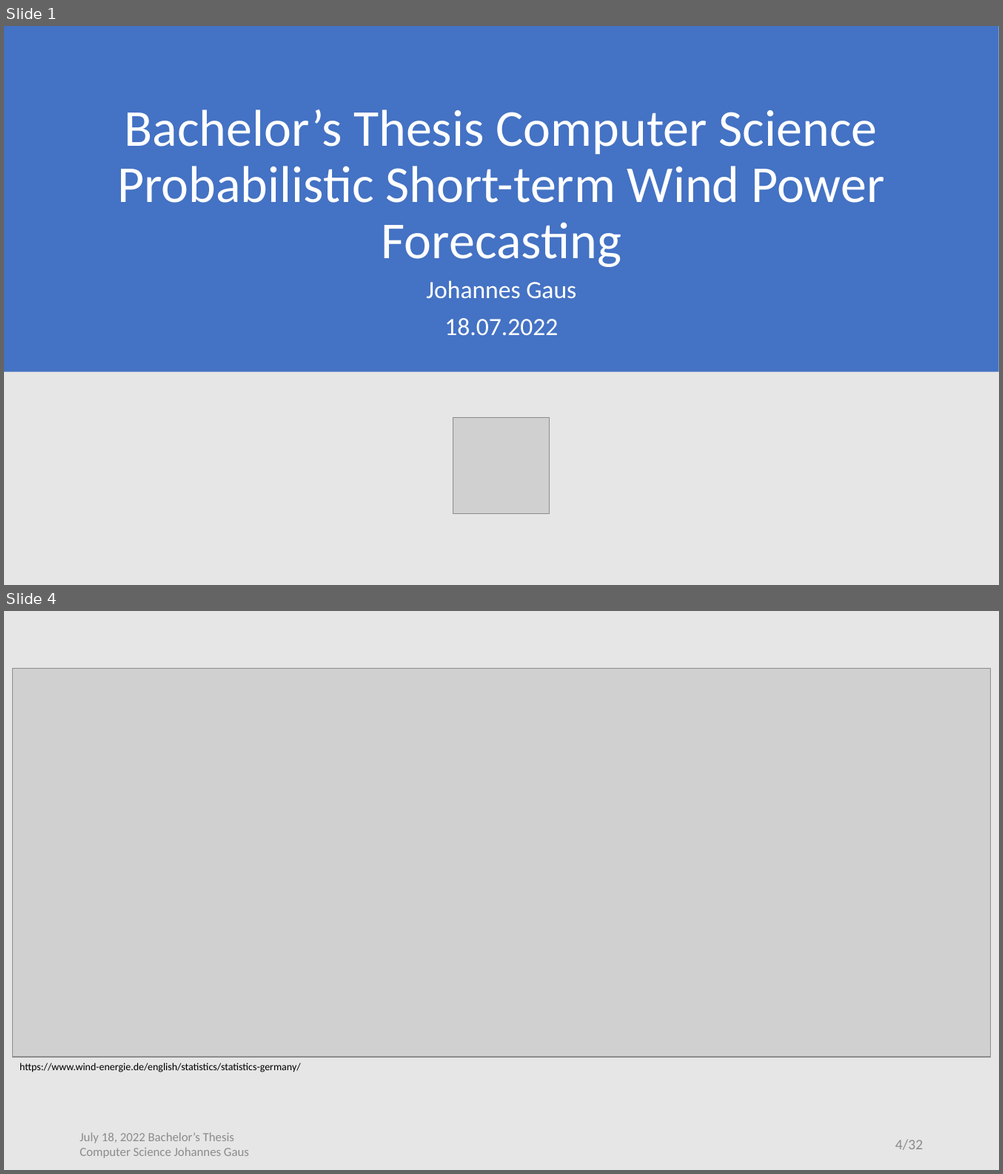
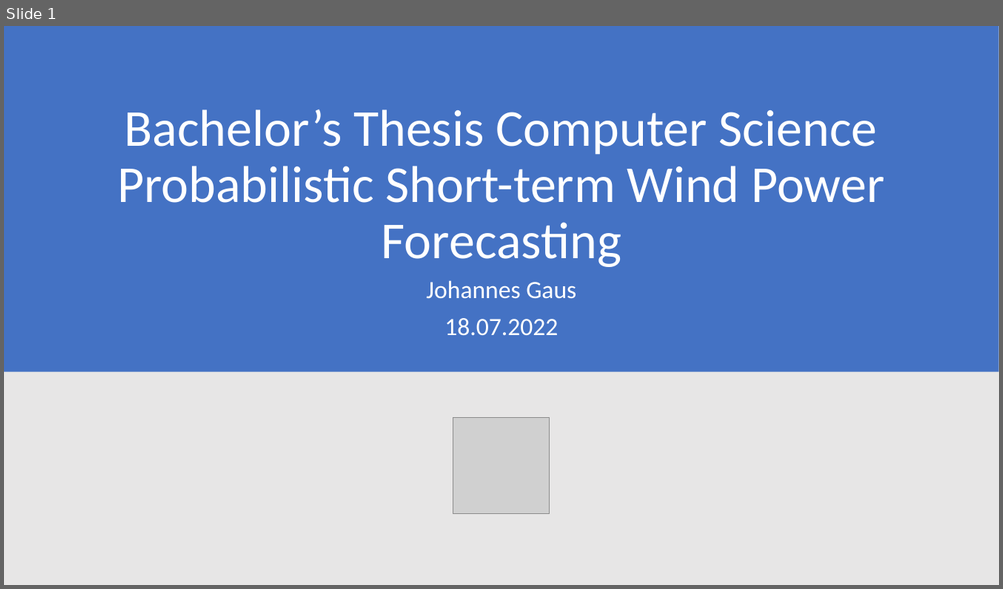
Before and after one commit to jo997/BA-WindPowerForecasting, a slide deck: thesis work/Thesis Defense/Thesis Defense.pptx. Shown one above the other, each under a label of ours: slides 1 and 4 before the commit, slide 1 after it; the slides between them are not shown. The pictures are 1003x1174 and 1003x589 pixels, drawn with LibreOffice and Linux fonts; fonts in the diff are those of the drawing; grey boxes stand for pictures. Boxes give left, top, right and bottom in pixels: in the first picture for what was removed or moved away, otherwise in the second. Text is boxed around its words. In the diff, an @@ line names an element or a change of style, - is before the commit and + after.

```diff
--- a/thesis work/Thesis Defense/Thesis Defense.pptx
+++ b/thesis work/Thesis Defense/Thesis Defense.pptx
@@ slide 4 removed at [4, 611, 999, 1170], background #E7E6E6 @@
@@ picture removed at [12, 669, 990, 1057] @@
@@ text removed at [20, 1063, 301, 1073] @@
-https://www.wind-energie.de/english/statistics/statistics-germany/
@@ text removed at [79, 1133, 249, 1159] @@
-July 18, 2022 Bachelor’s Thesis
-Computer Science Johannes Gaus
@@ page number removed at [895, 1139, 922, 1150] @@
-4/32
```
Also in this commit, not shown: 14 slides changed, 4 other slides removed, 2 other files.
